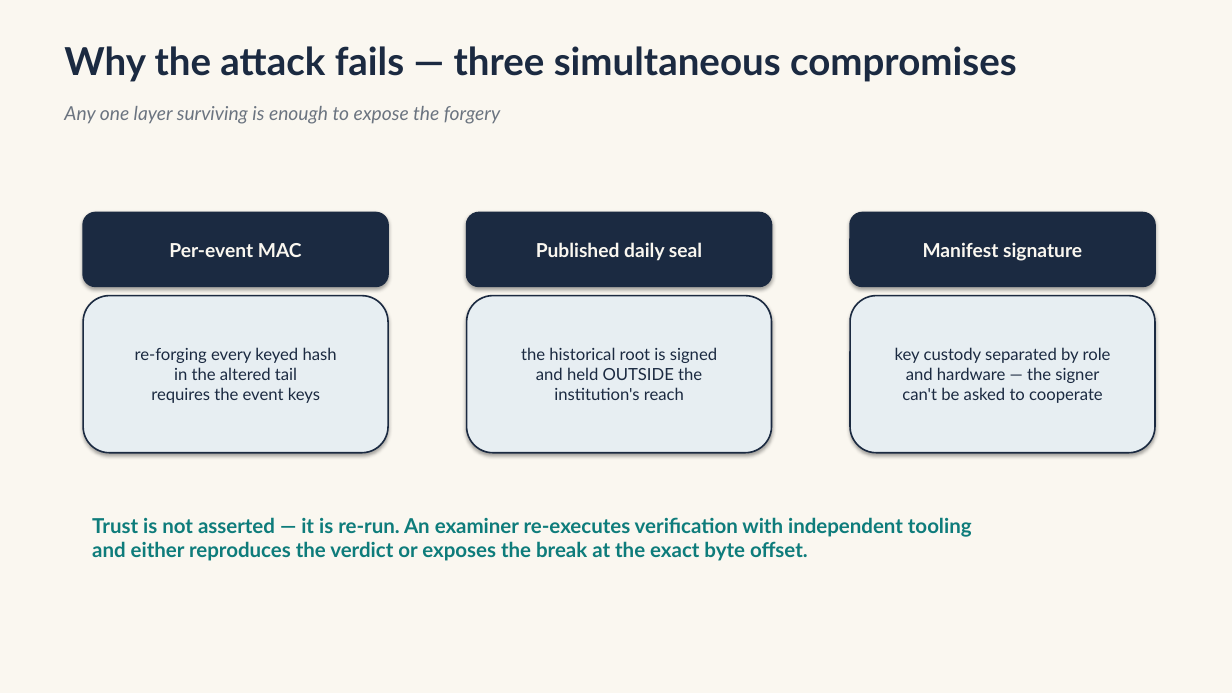
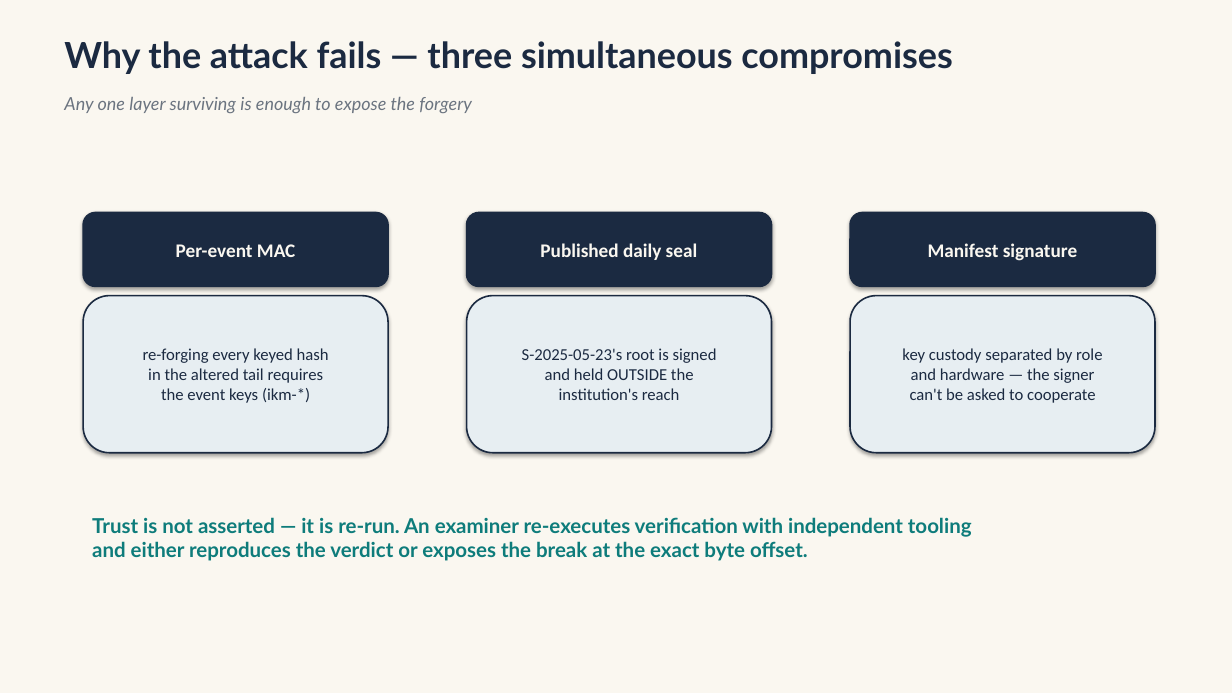
Before and after one commit to mmpworks/Herald.Documentation, a slide deck: slide 9 of diagrams/compliance/merkle-seal-chain.pptx. Drawn at 1232x693 pixels with LibreOffice and Linux fonts; fonts in the diff are those of the drawing. Boxes give left, top, right and bottom in pixels: in the first picture for what was removed or moved away, otherwise in the second. Text is boxed around its words. In the diff, an @@ line names an element or a change of style, - is before the commit and + after.

Commit message:
docs: merkle-seal-chain deck v2 - full data structures
Rebuilt with record-level structs sharing the walk-deck's example data (entries 0410-0412, root 6a3f...d208, seal S-2025-05-23, manifest key windows) so the two decks cross-reference. Tamper cascade now traces concrete field values.

```diff
--- a/diagrams/compliance/merkle-seal-chain.pptx
+++ b/diagrams/compliance/merkle-seal-chain.pptx
@@ text "Why the attack fails — ..." at bbox=[64, 41, 952, 74]: size 30 to 28 pt @@
@@ text "Any one layer surviving is ...": place and size @@
-text "Any one layer surviving is ..." at bbox=[64, 106, 500, 124]
+text "Any one layer surviving is ..." at bbox=[64, 97, 472, 113]
@@ text "Any one layer surviving is ..." at bbox=[64, 97, 472, 113]: size 15 to 14 pt @@
@@ font Lato to Calibri in 4 elements at bbox=[83, 213, 388, 287], bbox=[467, 213, 772, 287], bbox=[850, 213, 1155, 287], bbox=[850, 296, 1155, 453] @@
@@ text in rounded rectangle at bbox=[143, 348, 329, 363]: font Lato to Calibri in "re-forging every keyed hash" @@
@@ text in rounded rectangle at bbox=[522, 348, 717, 363]: text changed; font Lato to Calibri @@
-the historical root is signed
+S-2025-05-23's root is signed
@@ text in rounded rectangle at bbox=[148, 368, 324, 403]: text changed; font Lato to Calibri @@
-in the altered tail
-requires the event keys
+in the altered tail requires
+the event keys (ikm-*)
@@ text in rounded rectangle at bbox=[545, 368, 694, 400]: font Lato to Calibri in "and held OUTSIDE the", "institution's reach" @@
```
Also in this commit, not shown: 7 other slides changed, 1 slide added, 1 slide removed.
